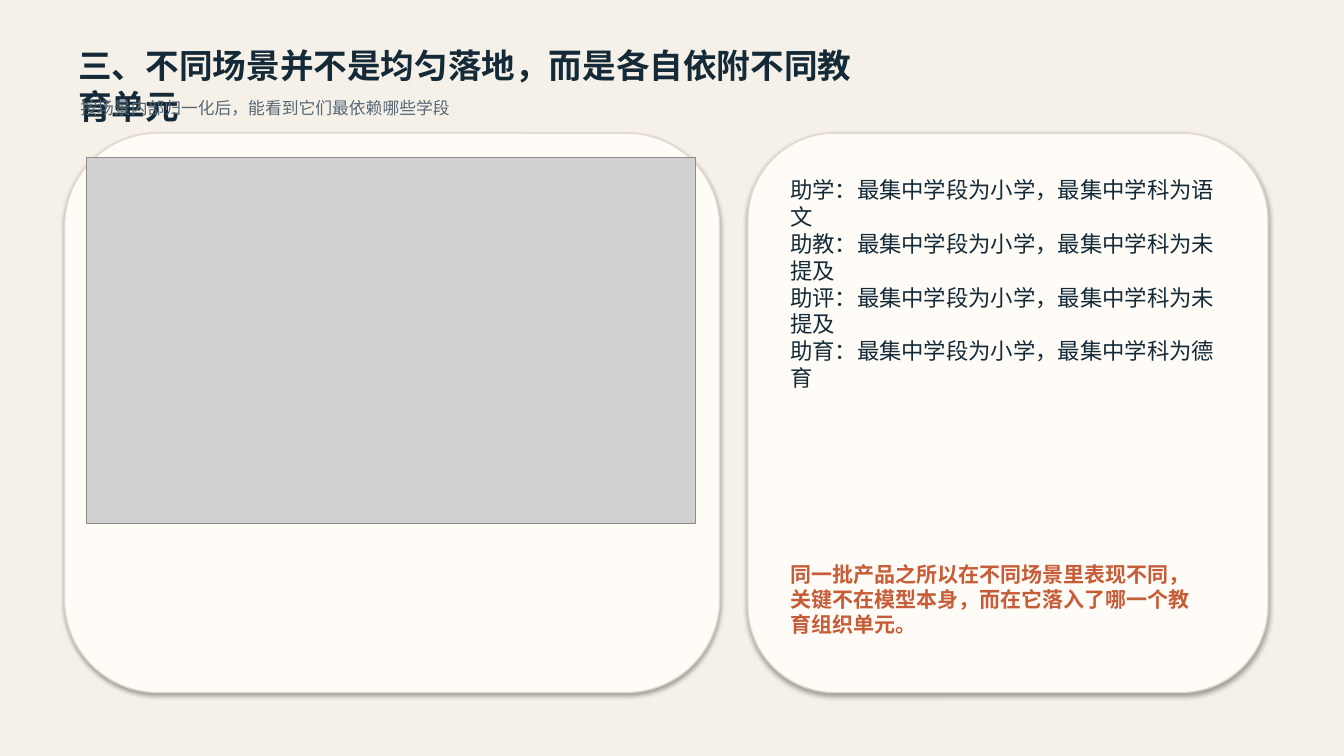
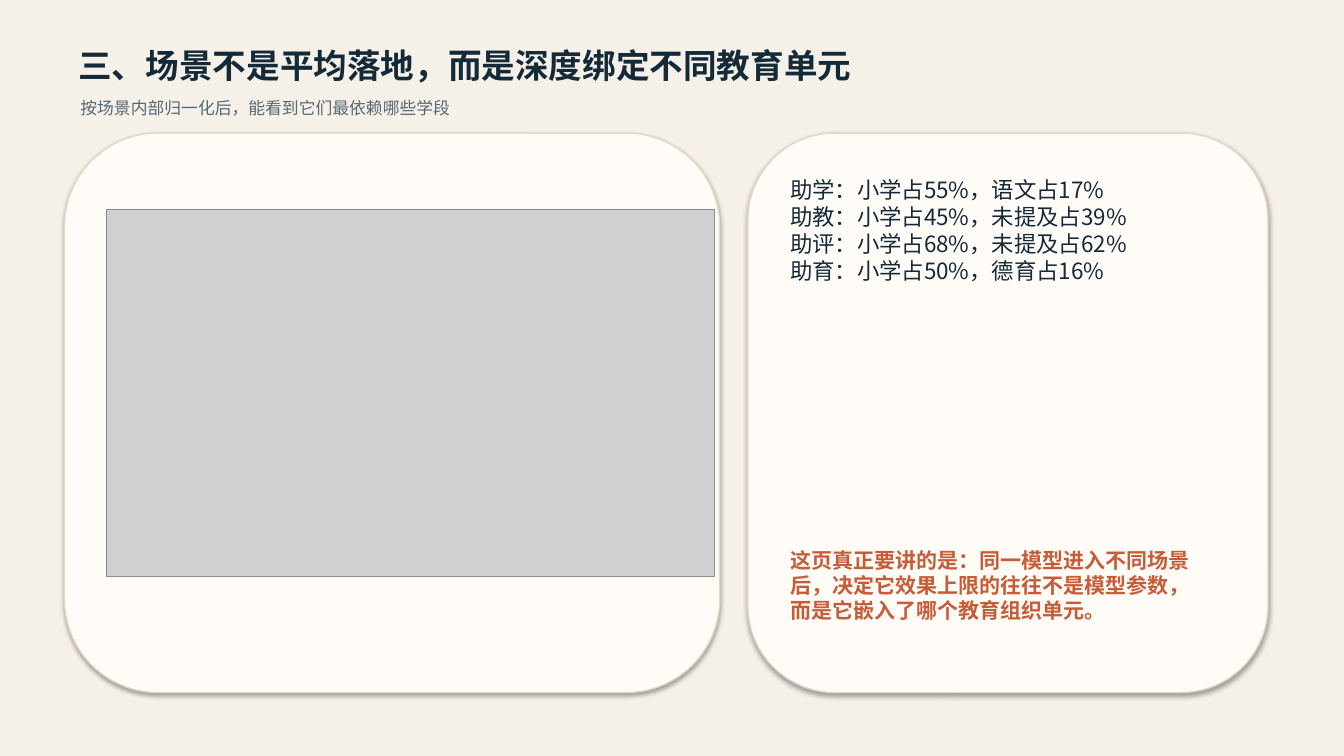
Before and after one commit to nijisakai/ai-edu-research, a slide deck: slide 4 of Section_2.2_应用现状综述_汇报版.pptx. Drawn at 1344x756 pixels with LibreOffice and Linux fonts; fonts in the diff are those of the drawing; grey boxes stand for pictures. Boxes give left, top, right and bottom in pixels: in the first picture for what was removed or moved away, otherwise in the second. Text is boxed around its words. In the diff, an @@ line names an element or a change of style, - is before the commit and + after.

```diff
--- a/Section_2.2_应用现状综述_汇报版.pptx
+++ b/Section_2.2_应用现状综述_汇报版.pptx
@@ text at [78, 49, 851, 83]: text changed @@
-三、不同场景并不是均匀落地，而是各自依附不同教育单元
+三、场景不是平均落地，而是深度绑定不同教育单元
@@ text at [790, 179, 1127, 282]: text changed @@
-助学：最集中学段为小学，最集中学科为语文
-助教：最集中学段为小学，最集中学科为未提及
-助评：最集中学段为小学，最集中学科为未提及
-助育：最集中学段为小学，最集中学科为德育
+助学：小学占55%，语文占17%
+助教：小学占45%，未提及占39%
+助评：小学占68%，未提及占62%
+助育：小学占50%，德育占16%
@@ picture: place and size @@
-picture at [87, 157, 696, 524]
+picture at [106, 210, 715, 577]
@@ text at [790, 550, 1189, 620]: text changed @@
-同一批产品之所以在不同场景里表现不同，关键不在模型本身，而在它落入了哪一个教育组织单元。
+这页真正要讲的是：同一模型进入不同场景后，决定它效果上限的往往不是模型参数，而是它嵌入了哪个教育组织单元。
```
Also in this commit, not shown: 4 other slides changed, 1 slide added, 1 slide removed, 3 other files.
